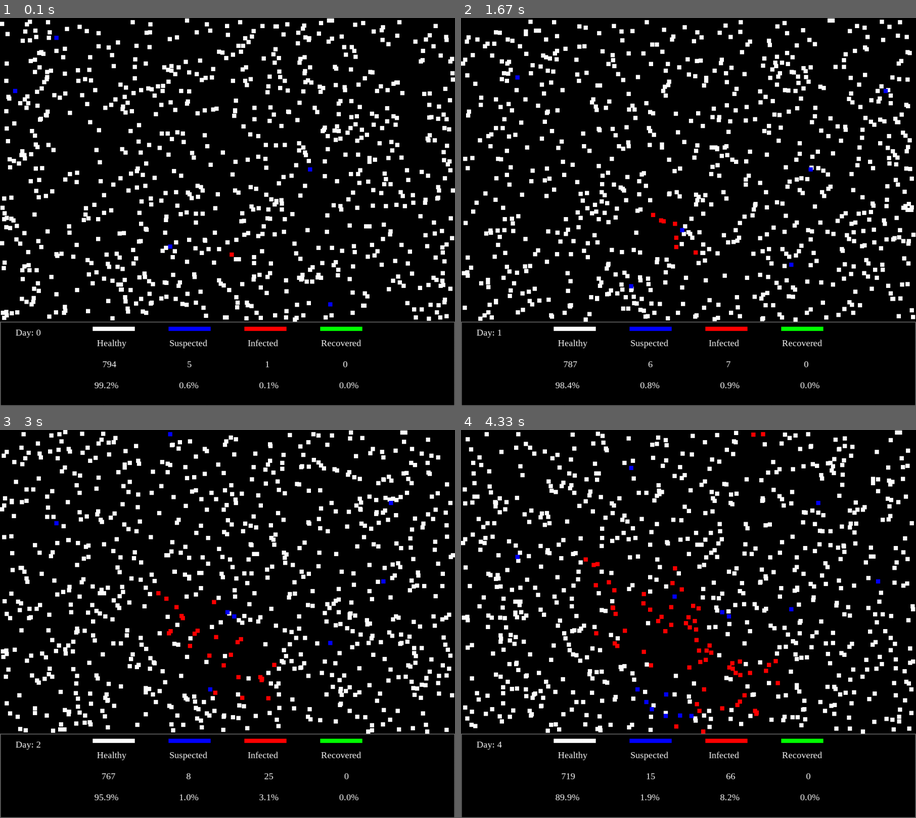
Above: before the commit, frames 1-4 (two rows, left to right).
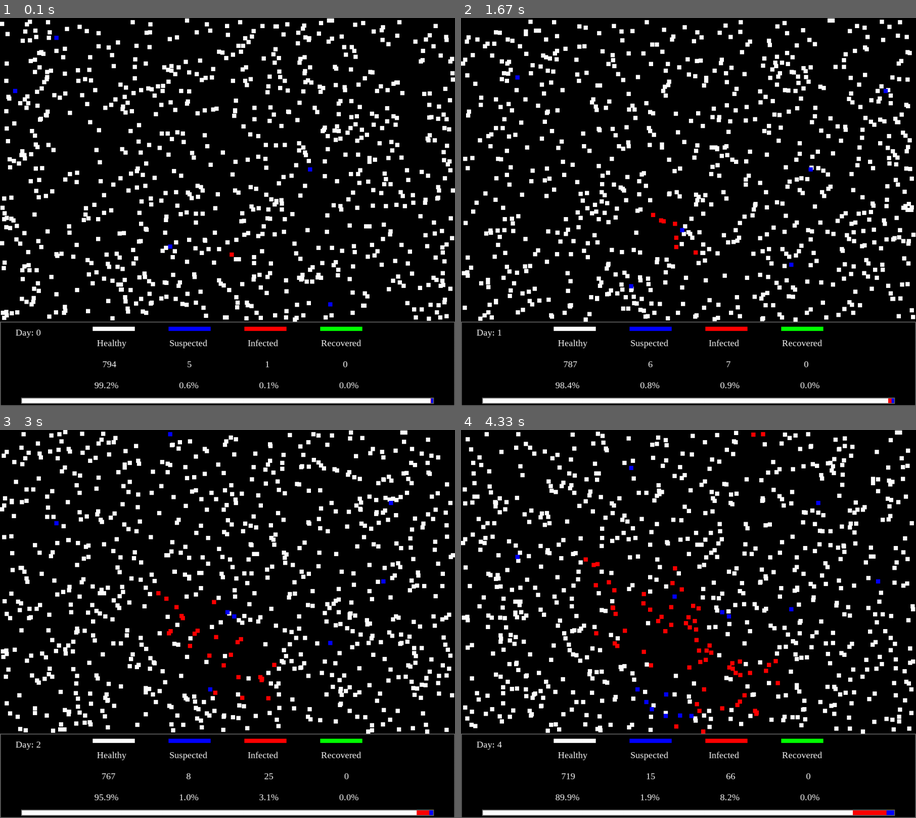
Above: after the commit, the same moments.

Repository: Mouradost/PygameSimulation
Game: pygame game, started from CovidSimulation.py
The game is run twice, just before and just after one commit, with the same random seed, the same clock (stepped at 60 frames per second) and the same inputs.
Inputs:
- Up to frame 1 (0.1 s): no input
- Up to frame 2 (1.67 s): no input
- Up to frame 3 (3 s): no input
- Up to frame 4 (4.33 s): no input

The runs differ from the first frame. In frame 1, 1.5% of the frame differs, in the area x 4-96%, y 97-100%; in frame 2, 1.5%; in frame 3, 1.5%; in frame 4, 1.5%.

Commit message:
Add status bar

Diff:
--- a/CovidSimulation.py
+++ b/CovidSimulation.py
@@ -89,11 +89,11 @@
         self.simulation_time = simulation_time * self.FPS
 
         self.history = {
-            "Day": [],
-            "Healthy": [],
-            "Suspected": [],
-            "Infected": [],
-            "Recovered": []
+            "Day": [0],
+            "Healthy": [self.initial_healthy],
+            "Suspected": [self.initial_suspected],
+            "Infected": [self.initial_infected],
+            "Recovered": [0]
         }
 
         # Setting up Pygame
@@ -135,6 +135,8 @@
         self.screen.fill(BLACK)
         pygame.draw.rect(self.screen, GREY, pygame.Rect(
             0, self.hight, self.width, self.stat_size), 2)
+
+        self.show_bar()
 
         pygame.draw.rect(self.screen, WHITE, pygame.Rect(
             220, self.hight + (self.stat_size // 16), BLOB_SIZE * 10, BLOB_SIZE))
@@ -150,6 +152,28 @@
         self.suspected.draw(self.screen)
         self.recovered.draw(self.screen)
 
+    def show_bar(self):
+        bar_length = self.width - 100
+        ratio = self.population_size / bar_length
+        healthy_bar = pygame.Rect(
+            50, self.hight + self.stat_size - 20, self.history["Healthy"][-1] // ratio, 15)
+        pygame.draw.rect(self.screen, WHITE, healthy_bar)
+
+        infected_bar = pygame.Rect(
+            healthy_bar.right, self.hight + self.stat_size - 20, self.history["Infected"][-1] // ratio, 15)
+        pygame.draw.rect(self.screen, RED, infected_bar)
+
+        suspected_bar = pygame.Rect(
+            infected_bar.right, self.hight + self.stat_size - 20, self.history["Suspected"][-1] // ratio, 15)
+        pygame.draw.rect(self.screen, BLUE, suspected_bar)
+
+        recovered_bar = pygame.Rect(
+            suspected_bar.right, self.hight + self.stat_size - 20, self.history["Recovered"][-1] // ratio, 15)
+        pygame.draw.rect(self.screen, GREEN, recovered_bar)
+
+        pygame.draw.rect(self.screen, GREY, pygame.Rect(
+            50, self.hight + self.stat_size - 20, bar_length, 15), 2)
+
     def show_text(self, surface, position, background=BLACK):
         rect = surface.get_rect(center=position)
         pygame.draw.rect(self.screen, background, rect)
@@ -195,43 +219,9 @@
             f"{f'{len(self.recovered) / (self.population_size + len(self.healthy)):.1%}':^28}",
             True, WHITE
         )
-        self.show_text(stat_surface, (self.width // 2,
-                       self.hight + self.stat_size - 50))
-
-    def start(self):
-        # Initialize the simulation
-        self.initialize()
-
-        # The main loop
-        for day in range(self.simulation_time):
-            for event in pygame.event.get():
-                if event.type == pygame.QUIT:
-                    self.stop()
-
-            # Movement
-            self.update()
-
-            # Check for collision
-            self.check_collision()
-
-            # Check recovered
-            self.check_recovery()
-
-            # Drawing to the screen
-            self.draw()
-
-            # Display the current stats
-            self.stats(day)
-
-            pygame.display.update()
-            self.clock.tick(self.FPS)
-
-        self.stop()
-
-    def stop(self):
-        pygame.quit()
-        self.show_graph()
-        sys.exit()
+        self.show_text(
+            stat_surface,
+            (self.width // 2, self.hight + self.stat_size - 50))
 
     def show_graph(self):
         df = pd.DataFrame(self.history)
@@ -240,6 +230,41 @@
         plt.grid(True)
         plt.style.use("ggplot")
         plt.show()
+
+    def start(self):
+        # Initialize the simulation
+        self.initialize()
+
+        # The main loop
+        for day in range(self.simulation_time):
+            for event in pygame.event.get():
+                if event.type == pygame.QUIT:
+                    self.stop()
+
+            # Movement
+            self.update()
+
+            # Check for collision
+            self.check_collision()
+
+            # Check recovered
+            self.check_recovery()
+
+            # Drawing to the screen
+            self.draw()
+
+            # Display the current stats
+            self.stats(day)
+
+            pygame.display.update()
+            self.clock.tick(self.FPS)
+
+        self.stop()
+
+    def stop(self):
+        pygame.quit()
+        self.show_graph()
+        sys.exit()
 
 
 if __name__ == '__main__':
Binary file changed: Doc/Covid_sim.png
